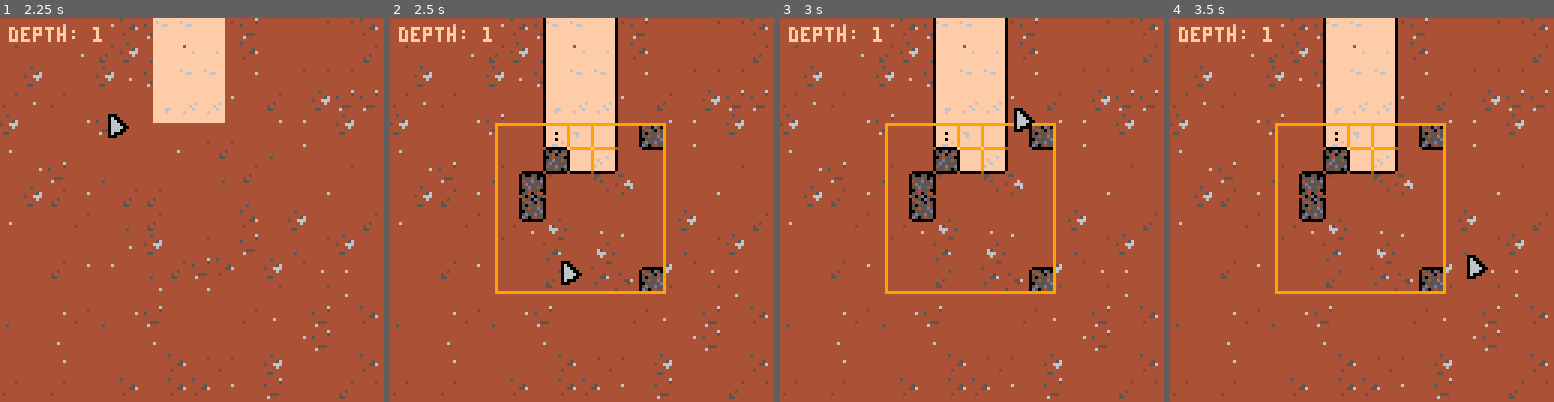
Above: before the commit, frames 1-4 (left to right).
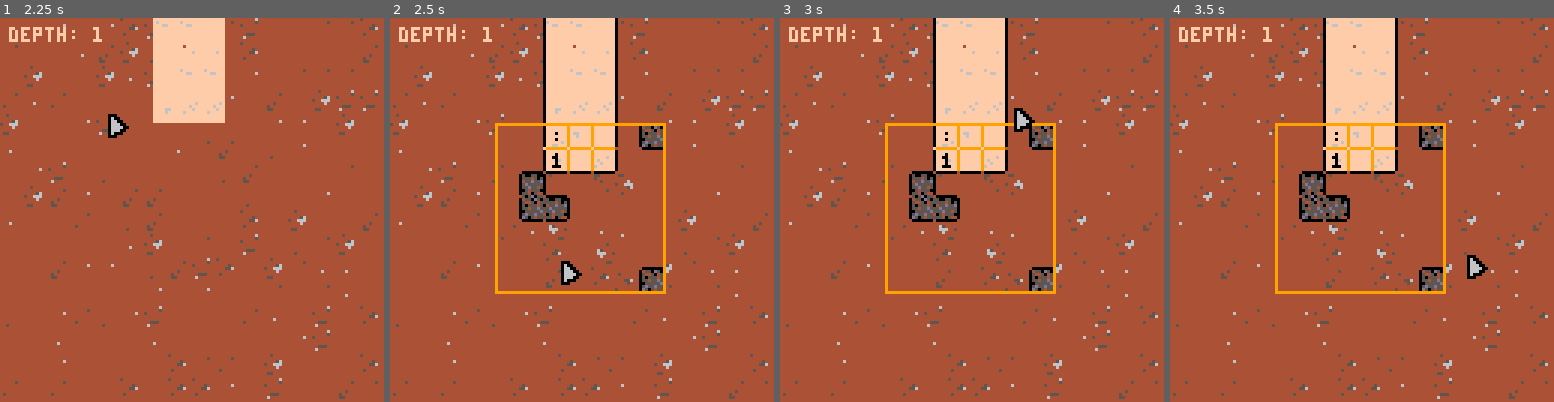
Above: after the commit, the same moments.

Repository: zommerfelds/ldjam57-p8sweeper
Game: PICO-8 cartridge p8sweeper.p8
Same seed, same stepped clock (60 frames per second), same inputs: the game is played once before the commit and once after it.
Inputs (mouse positions are in pixels of both pictures, inside the frame that each line leads up to):
- Up to frame 1 (2.25 s): click (280, 121) at 0.67 s; click (46, 267) at 1.22 s; click (107, 114) at 1.77 s
- Up to frame 2 (2.5 s): click (562, 259) at 2.32 s
- Up to frame 3 (3 s): click (1014, 106) at 2.87 s
- Up to frame 4 (3.5 s): click (1465, 256) at 3.42 s

Frame 1 is identical in both runs. In frame 2, 0.8% of the frame differs, in the area x 39-47%, y 33-54%; in frame 3, 0.8%; in frame 4, 0.8%.

Commit message:
Add story

Diff:
--- a/game.lua
+++ b/game.lua
@@ -1,5 +1,6 @@
 SCENE_MENU = 0
 SCENE_LEVEL = 1
+SCENE_STORY = 2
 
 if stat(6) == 'debug' then
   write_to_file = true
@@ -28,6 +29,8 @@
 
   -- init_level()
   init_menu()
+  --depth = 1
+  --init_story()
 end
 
 function _update()
@@ -35,6 +38,8 @@
     update_menu()
   elseif scene == SCENE_LEVEL then
     update_level()
+  elseif scene == SCENE_STORY then
+    update_story()
   end
 end
 
@@ -43,6 +48,8 @@
     draw_menu()
   elseif scene == SCENE_LEVEL then
     draw_level()
+  elseif scene == SCENE_STORY then
+    draw_story()
   end
 
   draw_mouse_sprite()
--- a/generator.lua
+++ b/generator.lua
@@ -77,7 +77,7 @@
         repeat
             x = flr(rnd(GRID_WIDTH)) + 1
             y = flr(rnd(GRID_HEIGHT)) + 1
-        until grid[x][y] == EMPTY_FIELD and not path[x][y]
+        until grid[x][y] == EMPTY_FIELD and not path[x][y] and not is_in_start_area(x, y)
         grid[x][y] = SOLID_FIELD
         -- visibility[x][y] = true
     end
--- a/p8sweeper.p8
+++ b/p8sweeper.p8
@@ -5,6 +5,7 @@
 #include generator.lua
 #include scene_level.lua
 #include scene_menu.lua
+#include scene_story.lua
 #include game.lua
 
 __gfx__
--- a/scene_level.lua
+++ b/scene_level.lua
@@ -104,11 +104,7 @@
         return
     elseif win_state == WIN then
         if mouse_state == 1 and my >= 118 then
-            if depth <= MAX_LEVEL then
-                init_level(depth + 1)
-            else
-                depth += 1
-            end
+            init_story()
         end
         return
     elseif depth == MAX_LEVEL and visibility[3][4] then
@@ -122,7 +118,7 @@
 
     -- Left click
     if mouse_state == 1 then
-        if gx and gy and not visibility[gx][gy] then
+        if gx and gy and not visibility[gx][gy] and grid[gx][gy] != SOLID_FIELD then
             flags[gx][gy] = false
             -- Check if there is a directly adjacent uncovered cell (only vertical and horizontal)
             local can_uncover = false
@@ -286,8 +282,8 @@
     -- Toggle visibility every 0.5 seconds
     if win_state == WIN and blink then
         --if depth < MAX_LEVEL then
-        obprint("nice", 48, 55, 7, 0, 2)
-        obprint("keep digging!", 14, 75, 7, 0, 2)
+        obprint("well done", 29, 55, 7, 0, 2)
+        --obprint("keep digging!", 14, 75, 7, 0, 2)
         --[[else
             obprint("you've done it!", 12, 55, 7, 0, 2)
             obprint("the end...", 30, 75, 7, 0, 2)
--- /dev/null
+++ b/scene_story.lua
@@ -0,0 +1,56 @@
+revealed_story = 0
+
+function init_story()
+    if depth <= revealed_story then
+        -- skip if already seen
+        init_level(depth + 1)
+        return
+    end
+
+    revealed_story = depth
+
+    scene = SCENE_STORY
+    mouse_was_ever_released = false
+    sfx(5)
+end
+
+function update_story()
+    local mouse_state = stat(34)
+    local mx, my = stat(32), stat(33)
+
+    if mouse_state == 0 then
+        mouse_was_ever_released = true
+    end
+
+    -- Check if the mouse is clicked within the menu area
+    if mouse_state == 1 and mouse_was_ever_released and depth < MAX_LEVEL then
+        init_level(depth + 1)
+    end
+end
+
+story = {
+    "why this digging? a faint\n\nhope for more drove your\n\nshovel.",
+    "metal glinted.\n\nnot treasure,\n\nbut a broken locket.\n\nlost hope.",
+    "air grew heavy.\n\ndamp stone.\n\nsweet, unsettling scent.",
+    "a low grind echoed.\n\nthe ground shook.\n\nwas this danger?",
+    "i can't help but hope luck\n\nis on my side.\n\nit seems i'll need it.",
+    "why did i leave all my\n\nfriends behind? i can't\n\nremember anymore.",
+    "you felt a tremor in the\n\ndistance.\n\ndust rained down.\n\nescape felt distant.",
+    "a chilling whisper entered\n\nyour mind.\n\ngoing back is no option.",
+    "a small chamber appears in\n\nfront of you.\n\ncould this be what you\nseek?",
+    "home felt strange.\n\nwhat if the number was\n\nwrong? the mine...\n\nexplode it?\n\nshould you have?"
+}
+
+function draw_story()
+    cls(1)
+    rectfill(0, 0, 127, 127, 9)
+    rectfill(9, 9, 118, 118, 13)
+    print(story[depth], 13, 40, 0)
+    if depth < MAX_LEVEL then
+        obprint("depth " .. depth, 37, 15, 0, 9, 2)
+        obprint("click to continue", 30, 110, 0, 7, 1)
+    else
+        obprint("you return", 24, 15, 0, 9, 2)
+        obprint("the end", 30, 110, 0, 7, 1)
+    end
+end
Not shown, changed: the sound effects (__sfx__) section of p8sweeper.p8
